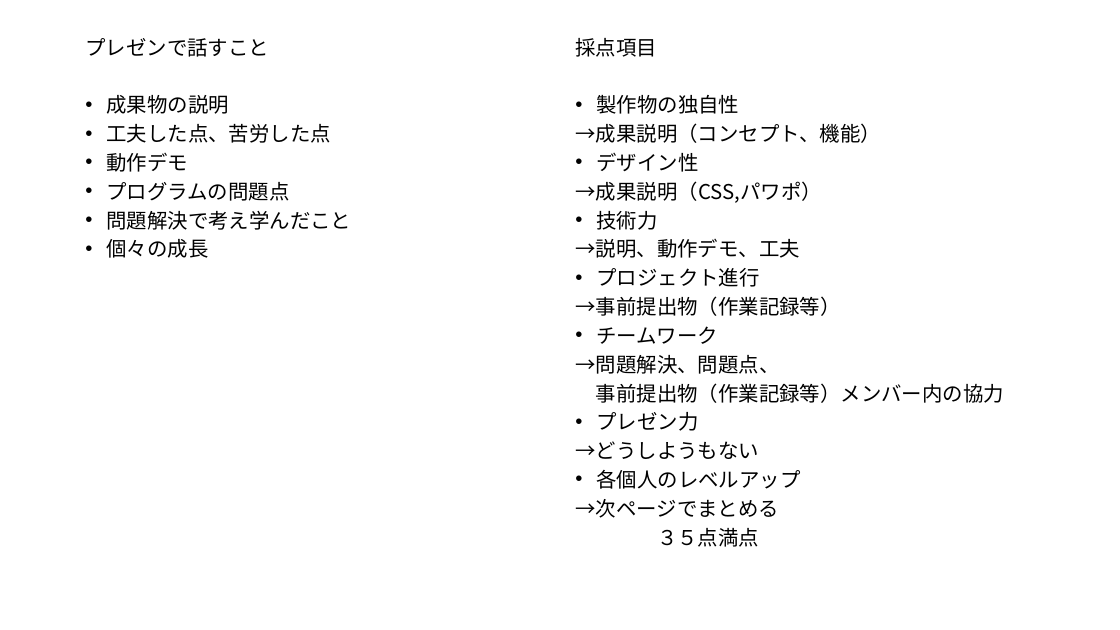
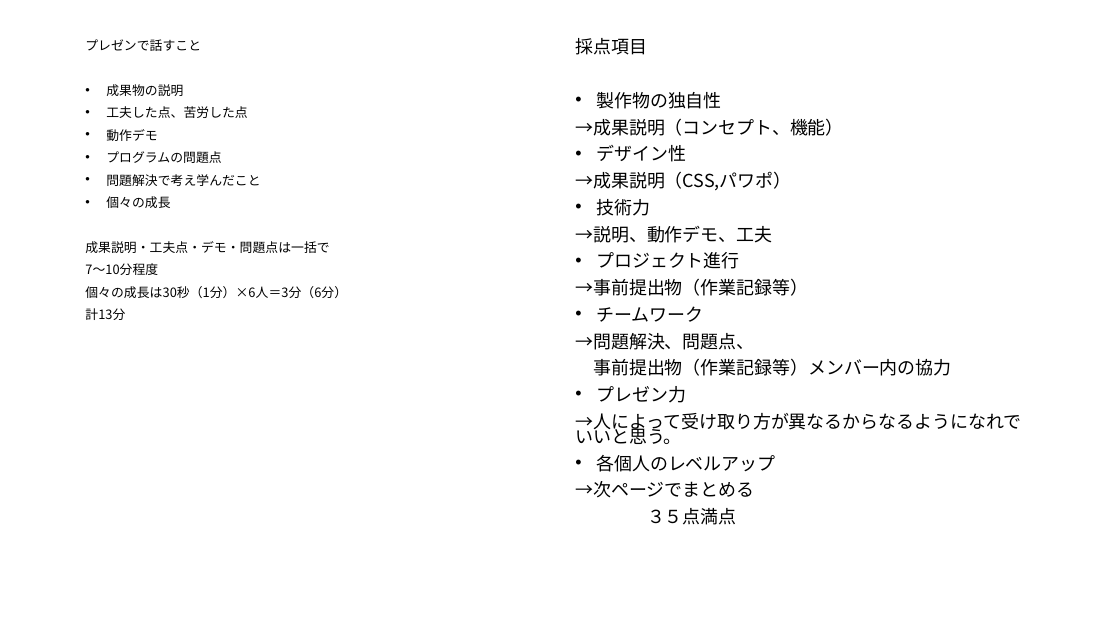
Before and after one commit to dojo2022/B-3, a slide deck: slide 1 of doc/成果発表会プロット.pptx. Drawn at 1120x630 pixels with LibreOffice and Linux fonts; fonts in the diff are those of the drawing. Boxes give left, top, right and bottom in pixels: in the first picture for what was removed or moved away, otherwise in the second. Text is boxed around its words. In the diff, an @@ line names an element or a change of style, - is before the commit and + after.

Commit message:
presentation

```diff
--- a/doc/成果発表会プロット.pptx
+++ b/doc/成果発表会プロット.pptx
@@ text at (85,39,260,208): size 17.5 to 11 pt in "プレゼンで話すこと", "成果物の説明", "工夫した点、苦労した点", "動作デモ" and 3 more places @@
@@ text at (575,38,951,525): size 17.5 to 15.4 pt in "採点項目", "製作物の独自性", "→成果説明（コンセプト、機能）", "デザイン性" and 12 more places @@
@@ text at (85,241,347,320): paragraphs added @@
+成果説明・工夫点・デモ・問題点は一括で
+7～10分程度
+個々の成長は30秒（1分）×6人＝3分（6分）
+計13分
@@ text at (575,413,1021,444): text changed; size 17.5 to 15.4 pt @@
-→どうしようもない
+→人によって受け取り方が異なるからなるようになれでいいと思う。
```
Also in this commit, not shown: 5 other slides changed, 7 slides added, 2 slides removed, 3 other files.
